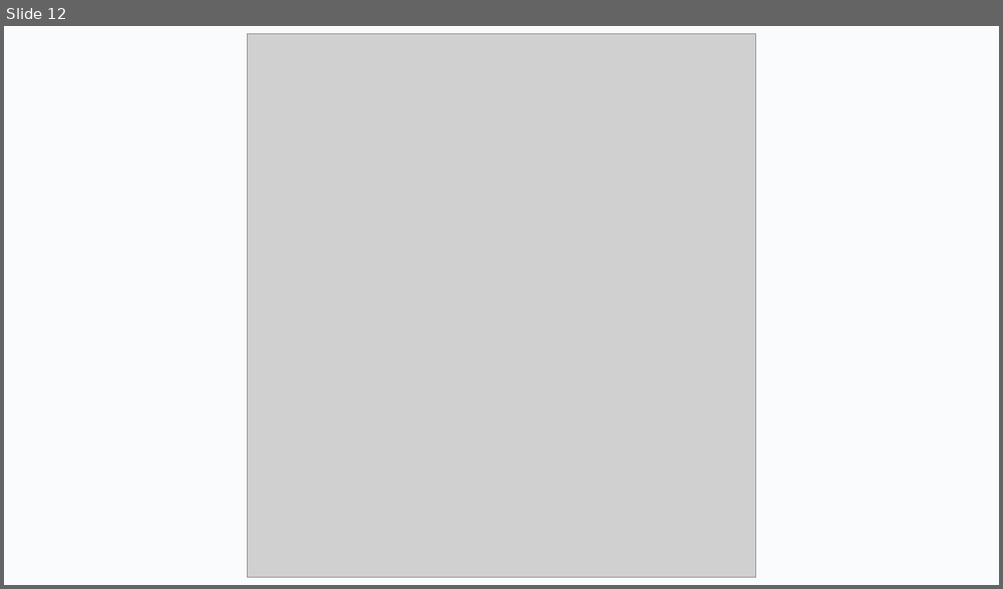
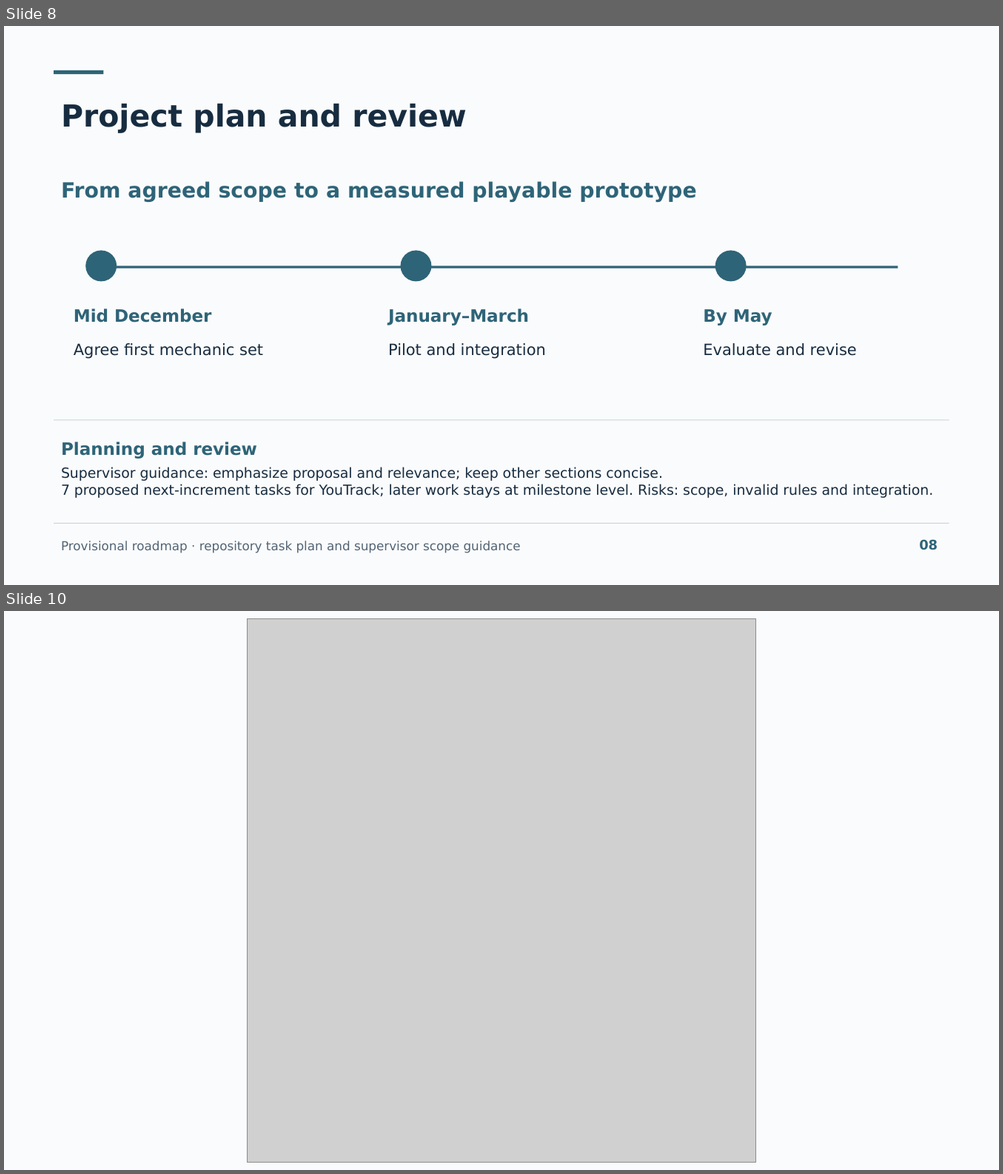
Before and after one commit to lastnurik/diploma, a slide deck: submission/diploma-final-presentation.pptx. Shown one above the other, each under a label of ours: slide 12 before the commit, slides 8 and 10 after it; the slides between them are not shown. The pictures are 1003x589 and 1003x1174 pixels, drawn with LibreOffice and Linux fonts; fonts in the diff are those of the drawing; grey boxes stand for pictures. Boxes give left, top, right and bottom in pixels: in the first picture for what was removed or moved away, otherwise in the second. Text is boxed around its words. In the diff, an @@ line names an element or a change of style, - is before the commit and + after.

Commit message:
Align diploma proposal artifacts and near-term tasks

```diff
--- a/submission/diploma-final-presentation.pptx
+++ b/submission/diploma-final-presentation.pptx
@@ slide 8 added at (4, 26, 999, 585), background #FAFBFC @@
@@ rectangle added at (54, 70, 104, 74), fill #2E6478 @@
@@ text added at (61, 103, 466, 133), 29.2 pt, text #172C40, bold @@
+Project plan and review
@@ text added at (61, 181, 696, 202), 20.2 pt, text #2E6478, bold @@
+From agreed scope to a measured playable prototype
@@ ellipse added at (85, 250, 116, 282), fill #2E6478 @@
@@ rectangle added at (97, 266, 898, 269), fill #2E6478 @@
@@ ellipse added at (400, 250, 432, 282), fill #2E6478 @@
@@ ellipse added at (715, 250, 746, 282), fill #2E6478 @@
@@ text added at (74, 309, 211, 323), 16.5 pt, text #2E6478, bold @@
+Mid December
@@ text added at (388, 309, 529, 326), 16.5 pt, text #2E6478, bold @@
+January–March
@@ text added at (703, 309, 772, 326), 16.5 pt, text #2E6478, bold @@
+By May
@@ text added at (74, 343, 263, 359), 15 pt, text #172C40 @@
+Agree first mechanic set
@@ text added at (388, 343, 546, 359), 15 pt, text #172C40 @@
+Pilot and integration
@@ text added at (703, 343, 856, 356), 15 pt, text #172C40 @@
+Evaluate and revise
@@ rectangle added at (54, 420, 949, 420), fill #CAD4DB @@
@@ text added at (61, 442, 257, 459), 16.5 pt, text #2E6478, bold @@
+Planning and review
@@ text added at (61, 467, 933, 498), 13.5 pt, text #172C40 @@
+Supervisor guidance: emphasize proposal and relevance; keep other sections concise.
+7 proposed next-increment tasks for YouTrack; later work stays at milestone level. Risks: scope, invalid rules and integration.
@@ rectangle added at (54, 524, 949, 525), fill #CAD4DB @@
@@ text added at (61, 541, 521, 554), 12 pt, text #526474 @@
+Provisional roadmap · repository task plan and supervisor scope guidance
@@ text added at (919, 540, 937, 550), 12.8 pt, text #2E6478, bold @@
+08
@@ what was slide 12 is now slide 10 @@
```
Also in this commit, not shown: 5 slides changed, 3 other slides added, 6 slides removed, 17 other files.
